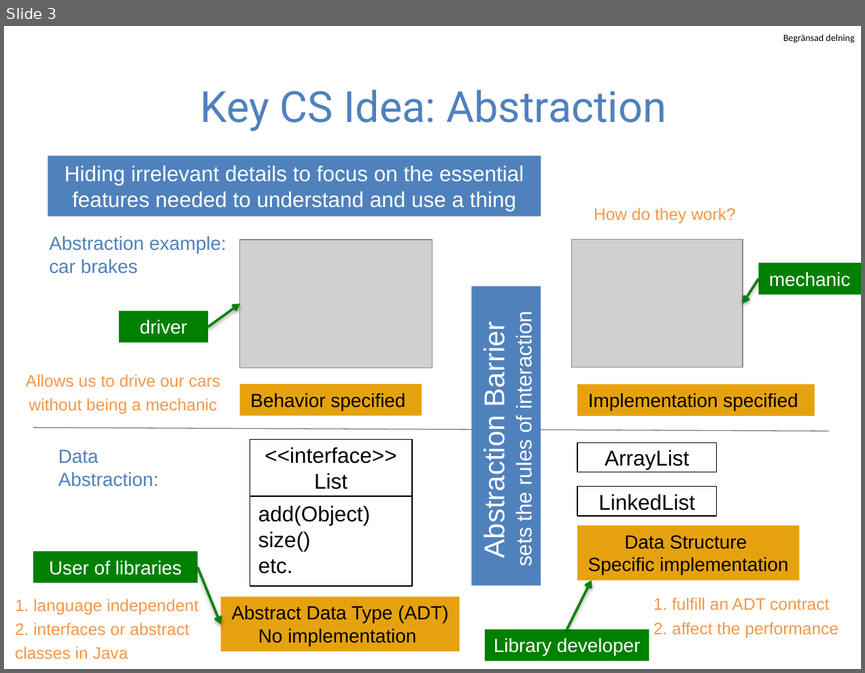
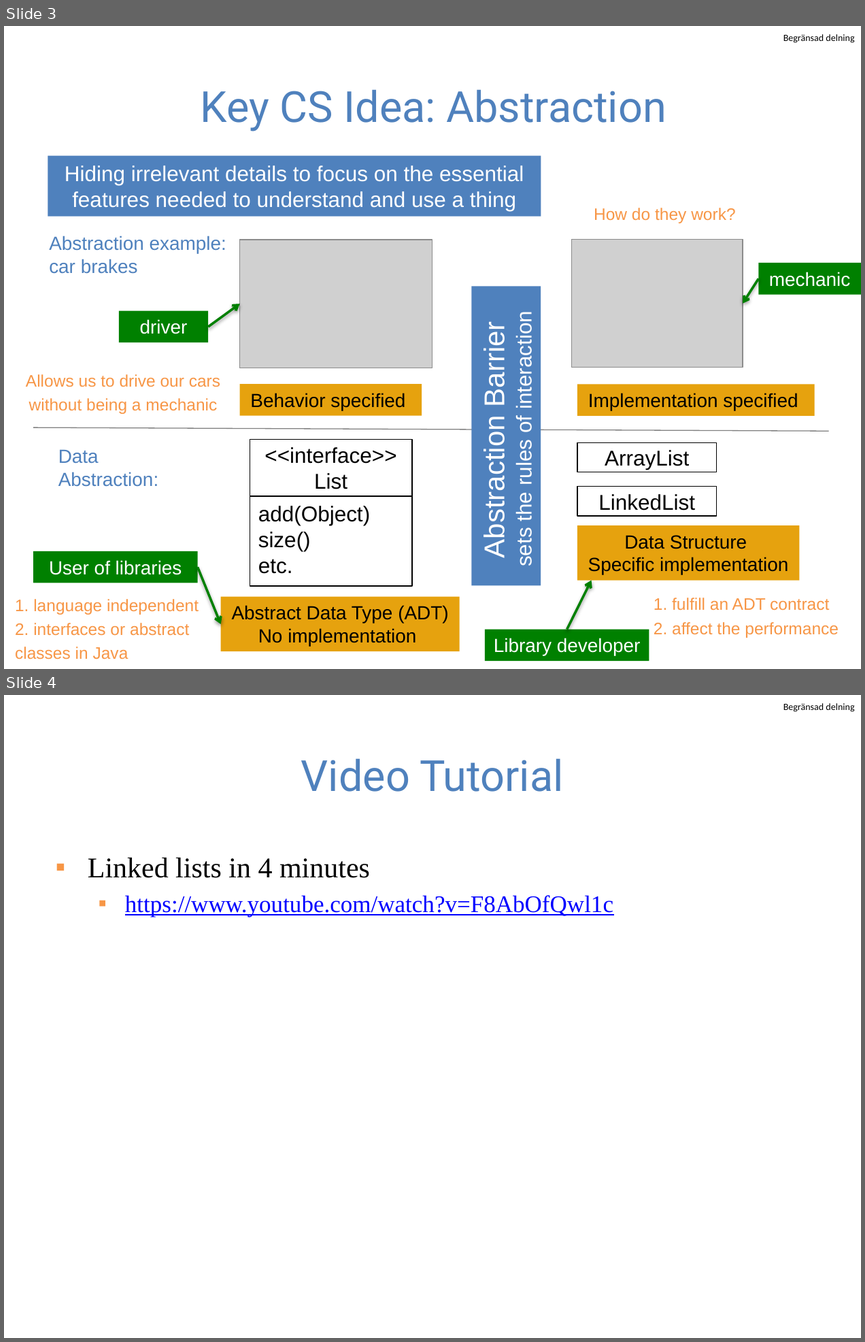
Before and after one commit to guhofstra/CSC111Fa25, a slide deck: PPTs/Lecture 6-linked lists vs. arrays.pptx. Shown one above the other, each under a label of ours: slide 3 before the commit, slides 3 and 4 after it. The pictures are 865x673 and 865x1342 pixels, drawn with LibreOffice and Linux fonts; fonts in the diff are those of the drawing; grey boxes stand for pictures. Boxes give left, top, right and bottom in pixels: in the first picture for what was removed or moved away, otherwise in the second. Text is boxed around its words. In the diff, an @@ line names an element or a change of style, - is before the commit and + after.

```diff
--- a/PPTs/Lecture 6-linked lists vs. arrays.pptx
+++ b/PPTs/Lecture 6-linked lists vs. arrays.pptx
@@ slide 4 added at [4, 695, 861, 1338], background #FFFFFF; not listed: 1 template element that a slide beside it also shows @@
@@ title added at [301, 758, 563, 792], 36 pt, text #4F81BD @@
+Video Tutorial
@@ text added at [88, 858, 613, 917], 20 pt, text #0000FF, underline @@
+▪ Linked lists in 4 minutes
+  ▪ https://www.youtube.com/watch?v=F8AbOfQwl1c
```
Also in this commit, not shown: 7 other files.
